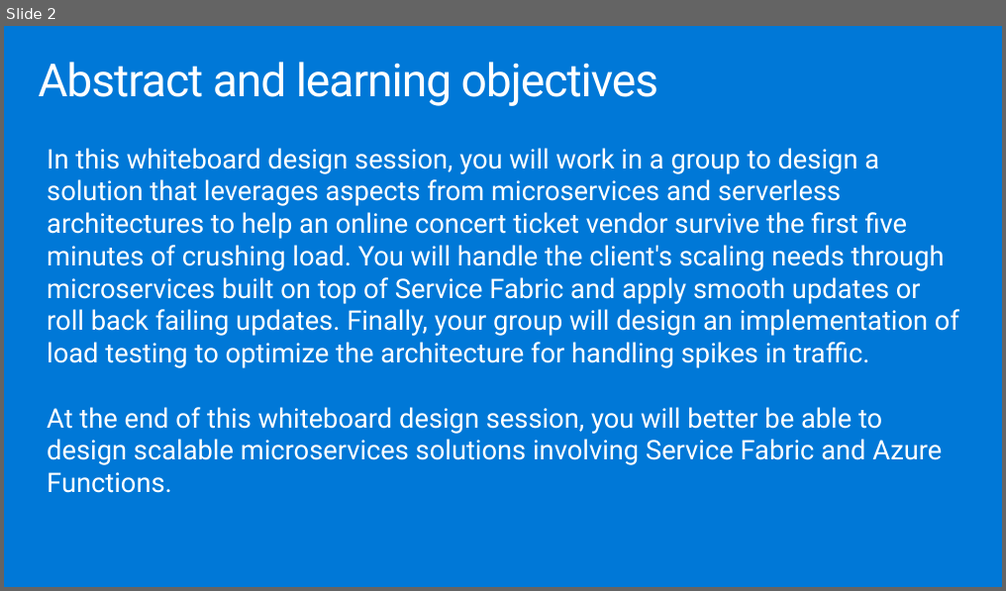
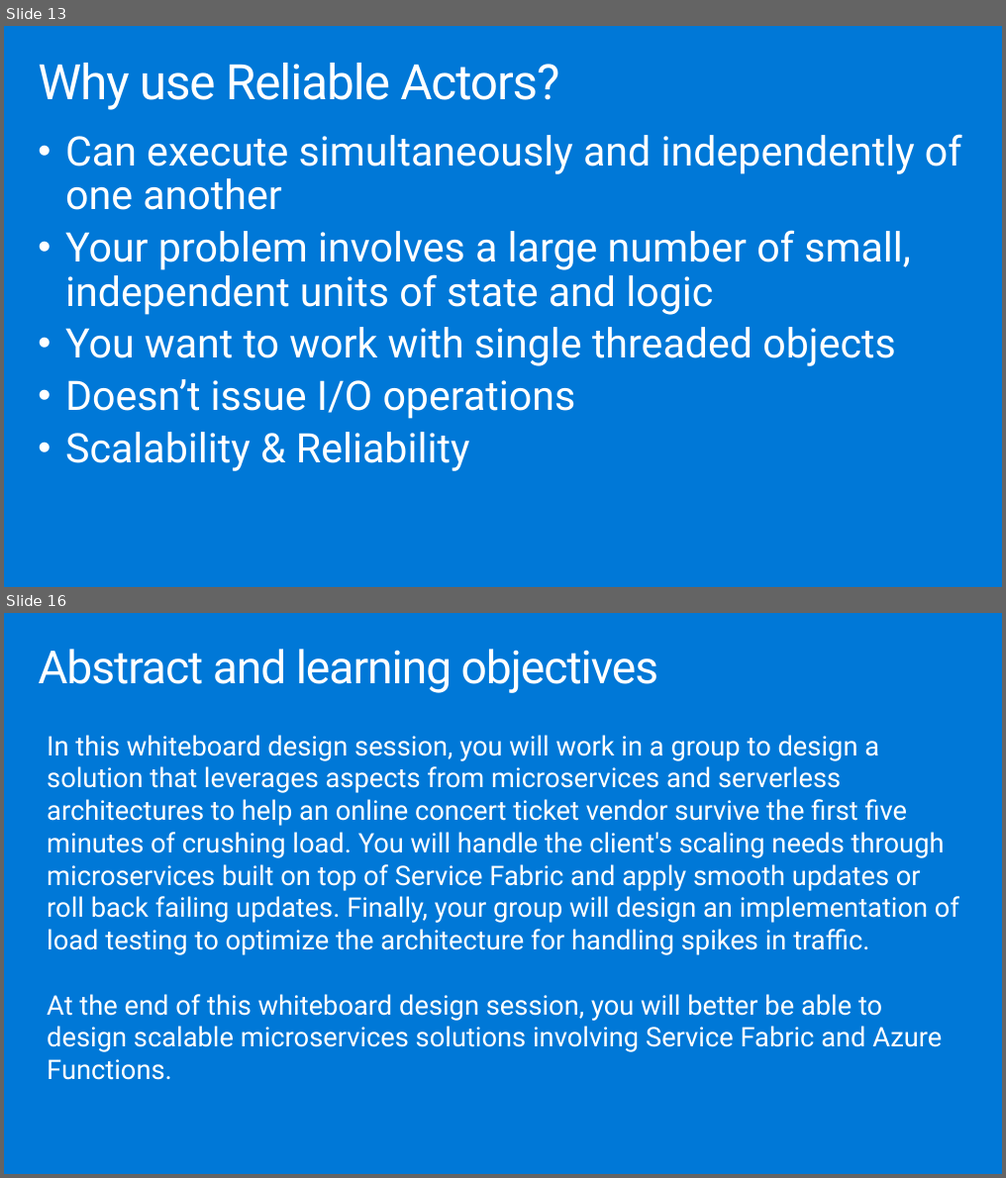
Before and after one commit to yellowbrickcode/MCW-Microservices-architecture, a slide deck: Whiteboard design session/WDS trainer presentation - Microservices architecture.pptx. Shown one above the other, each under a label of ours: slide 2 before the commit, slides 13 and 16 after it; the slides between them are not shown. The pictures are 1006x591 and 1006x1178 pixels, drawn with LibreOffice and Linux fonts; fonts in the diff are those of the drawing. Boxes give left, top, right and bottom in pixels: in the first picture for what was removed or moved away, otherwise in the second. Text is boxed around its words. In the diff, an @@ line names an element or a change of style, - is before the commit and + after.

```diff
--- a/Whiteboard design session/WDS trainer presentation - Microservices architecture.pptx
+++ b/Whiteboard design session/WDS trainer presentation - Microservices architecture.pptx
@@ slide 13 added at (4, 26, 1002, 587), background #0078D7 @@
@@ title added at (38, 63, 559, 110), 47 pt, text #FFFFFF @@
+Why use Reliable Actors?
@@ text added at (65, 134, 962, 472), 39.2 pt, text #FFFFFF @@
+• Can execute simultaneously and independently of one another
+• Your problem involves a large number of small, independent units of state and logic
+• You want to work with single threaded objects
+• Doesn’t issue I/O operations
+• Scalability & Reliability
@@ what was slide 2 is now slide 16 @@
```
Also in this commit, not shown: 1 slide changed, 13 other slides added.
